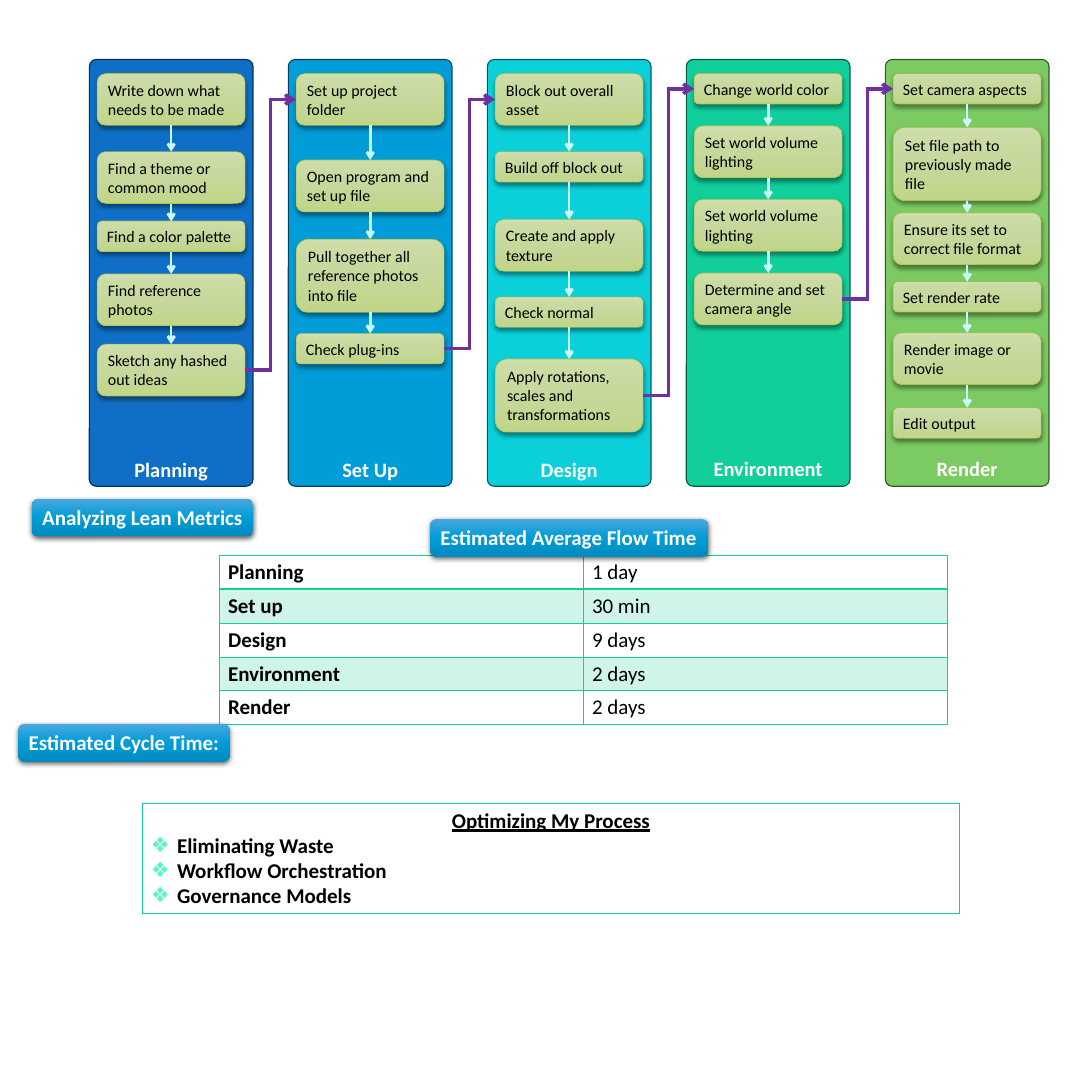
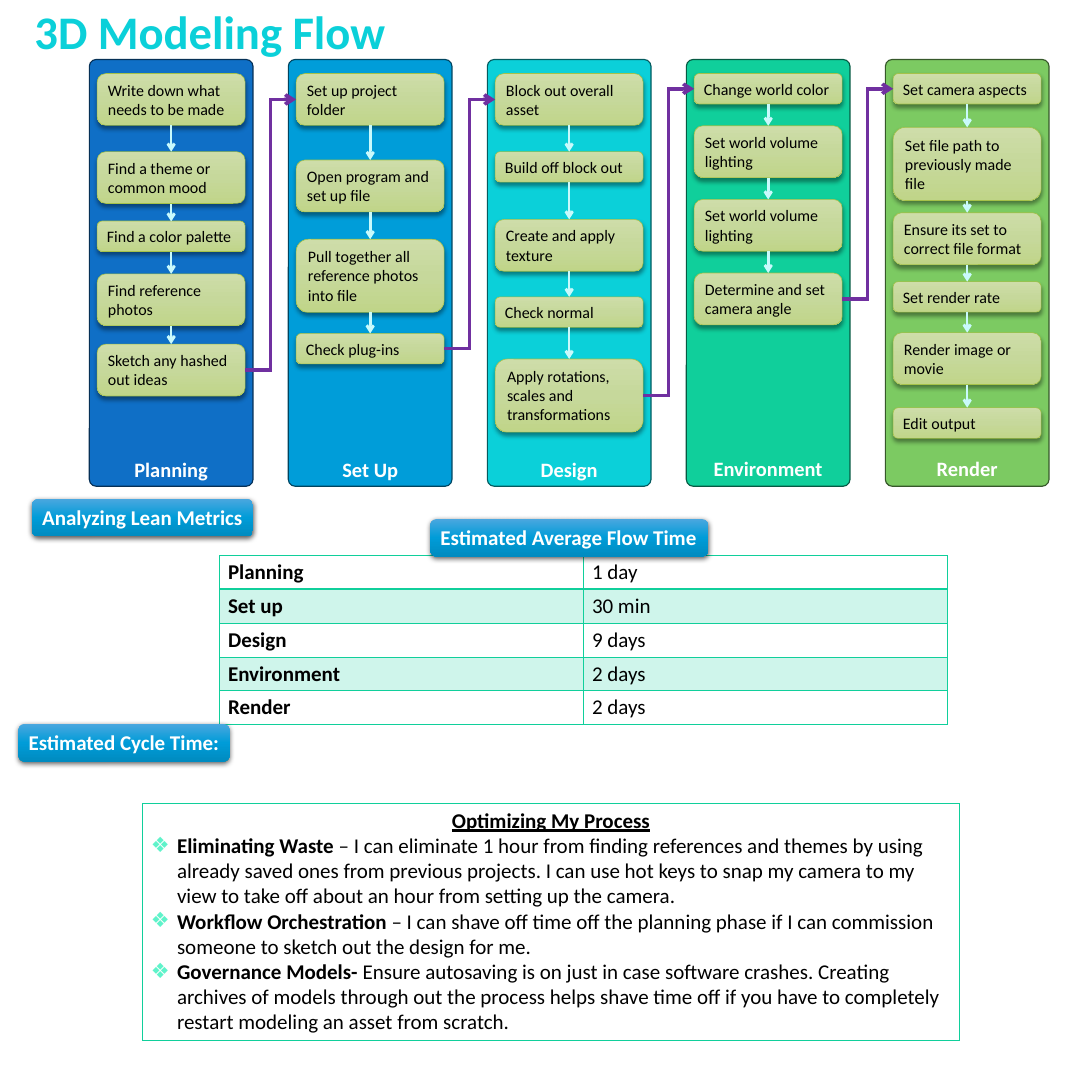
Before and after one commit to D-Faison/csd-380, a slide deck: slide 2 of module-5/Faison_M5_ValueStreamMapping.pptx. Drawn at 1092x1092 pixels with LibreOffice and Linux fonts; fonts in the diff are those of the drawing. Boxes give left, top, right and bottom in pixels: in the first picture for what was removed or moved away, otherwise in the second. Text is boxed around its words. In the diff, an @@ line names an element or a change of style, - is before the commit and + after.

```diff
--- a/module-5/Faison_M5_ValueStreamMapping.pptx
+++ b/module-5/Faison_M5_ValueStreamMapping.pptx
@@ text added at <box>34,16,386,62</box>, 40 pt, text #0BD0D9, bold @@
+3D Modeling Flow
@@ rectangle "Optimizing My Process": place and size @@
-rectangle "Optimizing My Process" at <box>143,803,959,913</box>
+rectangle "Optimizing My Process" at <box>143,803,959,1041</box>
@@ text in rectangle at <box>177,838,939,1033</box>: text changed; bold off @@
-❖ Eliminating Waste
-❖ Workflow Orchestration
-❖ Governance Models
+❖ Eliminating Waste – I can eliminate 1 hour from finding references and themes by using already saved ones from previous projects. I can use hot keys to snap my camera to my view to take off about an hour from setting up the camera.
+❖ Workflow Orchestration – I can shave off time off the planning phase if I can commission someone to sketch out the design for me.
+❖ Governance Models- Ensure autosaving is on just in case software crashes. Creating archives of models through out the process helps shave time off if you have to completely restart modeling an asset from scratch.
```
Also in this commit, not shown: 1 other file.
